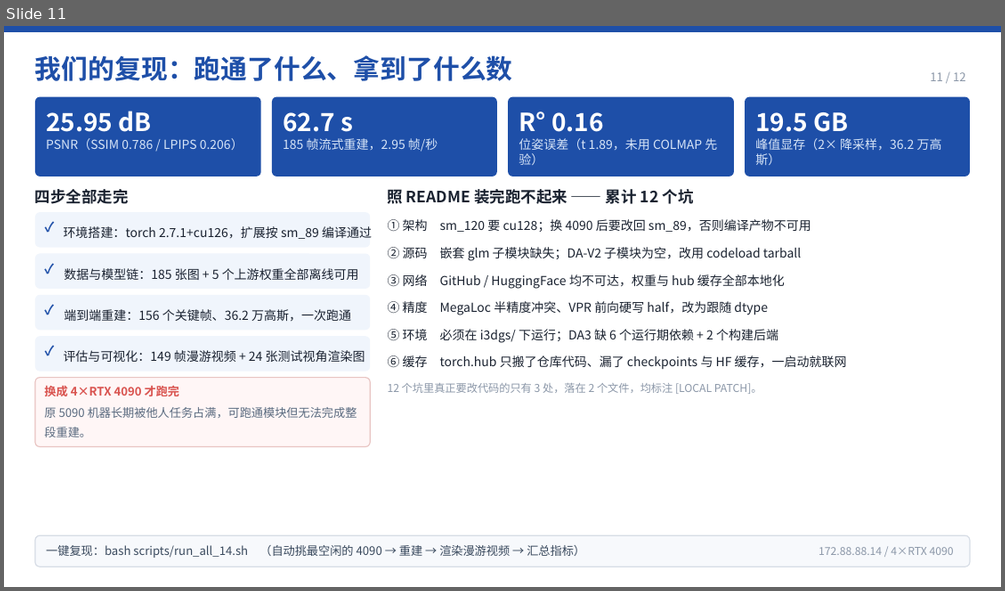
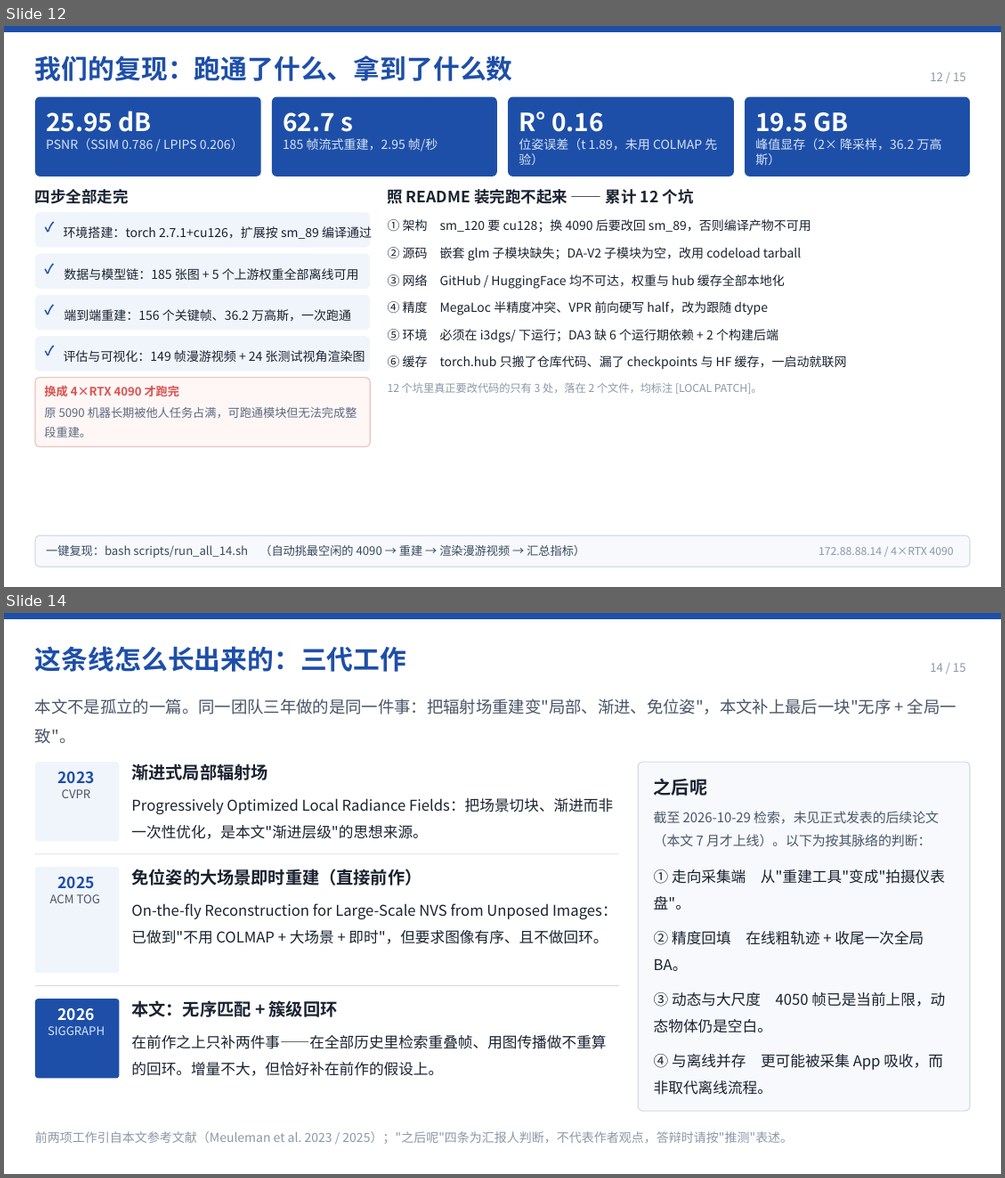
Before and after one commit to LeoZhengWei/ecnu-cs, a slide deck: ecnu-cg/02-PPT/PPT-即时三维高斯泼溅重建.pptx. Shown one above the other, each under a label of ours: slide 11 before the commit, slides 12 and 14 after it; the slides between them are not shown. The pictures are 1005x591 and 1005x1178 pixels, drawn with LibreOffice and Linux fonts; fonts in the diff are those of the drawing. Boxes give left, top, right and bottom in pixels: in the first picture for what was removed or moved away, otherwise in the second. Text is boxed around its words. In the diff, an @@ line names an element or a change of style, - is before the commit and + after.

```diff
--- a/ecnu-cg/02-PPT/PPT-即时三维高斯泼溅重建.pptx
+++ b/ecnu-cg/02-PPT/PPT-即时三维高斯泼溅重建.pptx
@@ slide 14 added at (4, 613, 1001, 1174), background #FFFFFF @@
@@ rectangle added at (4, 613, 1001, 619), fill #1E4FA8 @@
@@ text added at (35, 646, 406, 672), 25.5 pt, text #1E4FA8, bold @@
+这条线怎么长出来的：三代工作
@@ text added at (930, 663, 966, 672), 11.2 pt, text #8B97A8 @@
+14 / 15
@@ text added at (35, 698, 956, 743), 15.8 pt, text #4A5568 @@
+本文不是孤立的一篇。同一团队三年做的是同一件事：把辐射场重建变"局部、渐进、免位姿"，本文补上最后一块"无序 + 全局一致"。
@@ rounded rectangle added at (35, 762, 119, 841), fill #F0F5FC @@
@@ text added at (57, 771, 94, 784), 15 pt, text #1E4FA8, bold @@
+2023
@@ text added at (131, 763, 267, 780), 16.5 pt, text #1A2230, bold @@
+渐进式局部辐射场
@@ rounded rectangle added at (638, 762, 971, 1111), fill #F7F9FC, outline #D6DCE5 1 pt @@
@@ text added at (62, 789, 91, 798), 11.2 pt, text #4A5568 @@
+CVPR
@@ text added at (131, 798, 613, 839), 14.2 pt, text #1A2230 @@
+Progressively Optimized Local Radiance Fields：把场景切块、渐进而非一次性优化，是本文"渐进层级"的思想来源。
@@ text added at (654, 779, 707, 795), 17.2 pt, text #1A2230, bold @@
+之后呢
@@ text added at (654, 811, 938, 846), 12.8 pt, text #4A5568 @@
+截至 2026-10-29 检索，未见正式发表的后续论文（本文 7 月才上线）。以下为按其脉络的判断：
@@ rectangle added at (35, 854, 619, 854), fill #D6DCE5 @@
@@ rounded rectangle added at (35, 868, 119, 973), fill #F0F5FC @@
@@ text added at (57, 876, 94, 889), 15 pt, text #1E4FA8, bold @@
+2025
@@ text added at (131, 868, 421, 885), 16.5 pt, text #1A2230, bold @@
+免位姿的大场景即时重建（直接前作）
@@ text added at (654, 869, 945, 909), 14.2 pt, text #1A2230 @@
+① 走向采集端 从"重建工具"变成"拍摄仪表盘"。
@@ text added at (50, 894, 100, 903), 11.2 pt, text #4A5568 @@
+ACM TOG
@@ text added at (131, 903, 617, 944), 14.2 pt, text #1A2230 @@
+On-the-fly Reconstruction for Large-Scale NVS from Unposed Images：已做到"不用 COLMAP + 大场景 + 即时"，但要求图像有序、且不做回环。
@@ text added at (654, 931, 923, 971), 14.2 pt, text #1A2230 @@
+② 精度回填 在线粗轨迹 + 收尾一次全局 BA。
@@ rectangle added at (35, 985, 619, 986), fill #D6DCE5 @@
@@ rounded rectangle added at (35, 999, 119, 1078), fill #1E4FA8 @@
@@ text added at (57, 1008, 94, 1020), 15 pt, text #FFFFFF, bold @@
+2026
@@ text added at (131, 1000, 338, 1017), 16.5 pt, text #1A2230, bold @@
+本文：无序匹配 + 簇级回环
@@ text added at (654, 992, 945, 1033), 14.2 pt, text #1A2230 @@
+③ 动态与大尺度 4050 帧已是当前上限，动态物体仍是空白。
@@ text added at (48, 1026, 105, 1035), 11.2 pt, text #D6E4F7 @@
+SIGGRAPH
@@ text added at (131, 1035, 606, 1076), 14.2 pt, text #1A2230 @@
+在前作之上只补两件事——在全部历史里检索重叠帧、用图传播做不重算的回环。增量不大，但恰好补在前作的假设上。
@@ text added at (654, 1054, 943, 1094), 14.2 pt, text #1A2230 @@
+④ 与离线并存 更可能被采集 App 吸收，而非取代离线流程。
@@ text added at (35, 1131, 793, 1143), 12 pt, text #8B97A8 @@
+前两项工作引自本文参考文献（Meuleman et al. 2023 / 2025）；"之后呢"四条为汇报人判断，不代表作者观点，答辩时请按"推测"表述。
@@ what was slide 11 is now slide 12 @@
@@ slide 12 changed as well @@
@@ text at (930, 72, 966, 81): text changed @@
-11 / 12
+12 / 15
```
Also in this commit, not shown: 9 other slides changed, 4 other slides added, 2 slides removed, 26 other files.
